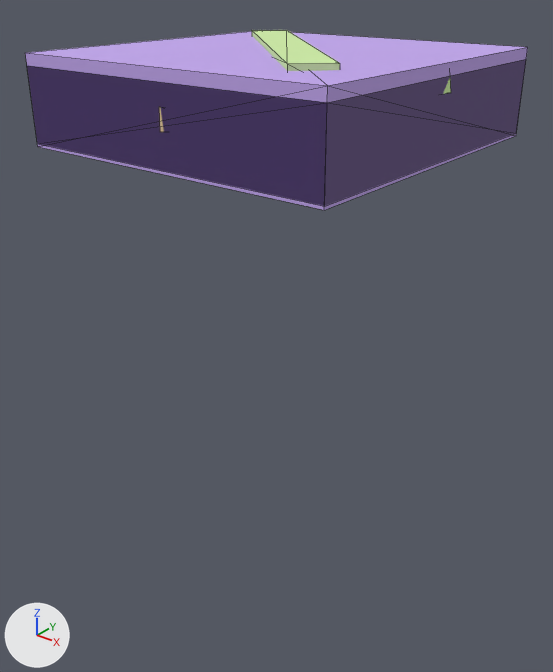
Renders of the glTF model assets/models/objects/woodbase.glb from each side of a commit.
Both versions are drawn from a camera (50 mm lens) standing at (2.12, -2.71, 0.7) and looking at (0.02, -0.08, -0.93). Lighting does not change. The marker at lower left points along +X, +Y and +Z. The picture after the commit comes second. Mesh edges are drawn as thin lines. Where no turn or scale is listed for an object, it has been applied to the vertices.

Script lines for the objects in view, before the commit:
```python
me_s4_sm_wooden_plank_02a = bpy.data.meshes.new('S4|SM_Wooden_Plank_02a')
me_s4_sm_wooden_plank_02a.from_pydata(...)  # a box spanning x -0.13..0.13, y -1.0..1.0, z -0.03..0.03
me_s4_sm_wooden_plank_02a.materials.append(mat_s4_sm_wooden_plank_02a)  # green #cfeda6
me_s5_sm_woodbase_01 = bpy.data.meshes.new('S5|SM_WoodBase_01')
me_s5_sm_woodbase_01.from_pydata(...)  # a box spanning x -0.75..0.75, y -0.75..0.75, z -0.18..0.14; a box spanning x -0.75..0.75, y -0.75..0.75, z -0.19..0.19
me_s5_sm_woodbase_01.materials.append(mat_s5_sm_woodbase_01)  # purple #c2a6ed
ob_s4_sm_wooden_plank_02a_5 = bpy.data.objects.new('S4|SM_Wooden_Plank_02a#5', me_s4_sm_wooden_plank_02a)
ob_s4_sm_wooden_plank_02a_5.parent = ob_object
ob_s4_sm_wooden_plank_02a_5.location = (-0.00432, 0.0207, 0.356)
ob_s4_sm_wooden_plank_02a_5.rotation_euler = (3.142, 0.0, 0.785)  # degrees (180, 0, 45)
ob_s4_sm_wooden_plank_02a_5.scale = (0.691, 0.729, 1.51)
ob_s5_sm_woodbase_01_0 = bpy.data.objects.new('S5|SM_WoodBase_01#0', me_s5_sm_woodbase_01)
ob_s5_sm_woodbase_01_0.location = (0.001, -0.001, 0.186)
```
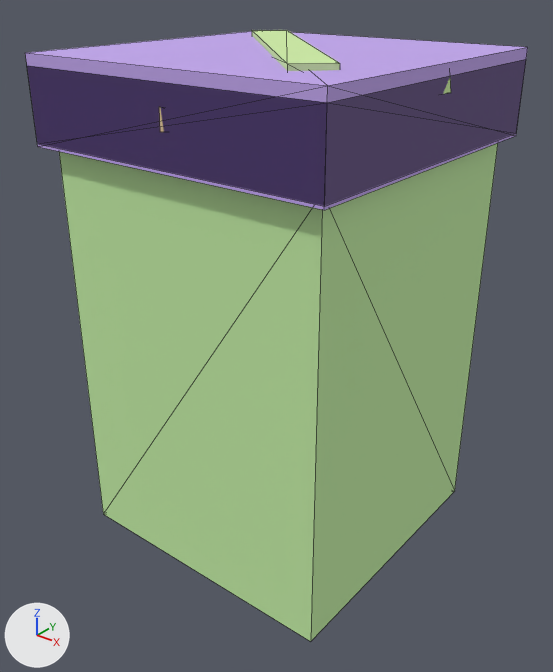
The change in detail:
Material 'S6|SM_Foundation_Hesco' (mat_s6_sm_foundation_hesco) is new.
Its base color is (0.554, 0.85, 0.383) (green #c4eda6).
Its roughness is 1.0.
Mesh me_s6_sm_foundation_hesco is new.
It is a box spanning x -0.7..0.7, y -0.69..0.69, z -1.01..1.01.
It uses material mat_s6_sm_foundation_hesco (green #c4eda6).
Object 'S6|SM_Foundation_Hesco#0' (ob_s6_sm_foundation_hesco_0) is new; it shows me_s6_sm_foundation_hesco.
Its location is (0.0, 0.0, -0.983).

Boxes [x1, y1, x2, y2] around the edits, measured in the pictures (553 x 672 px):
'S6|SM_Foundation_Hesco#0', added (green)
    after: [59, 143, 498, 642]
